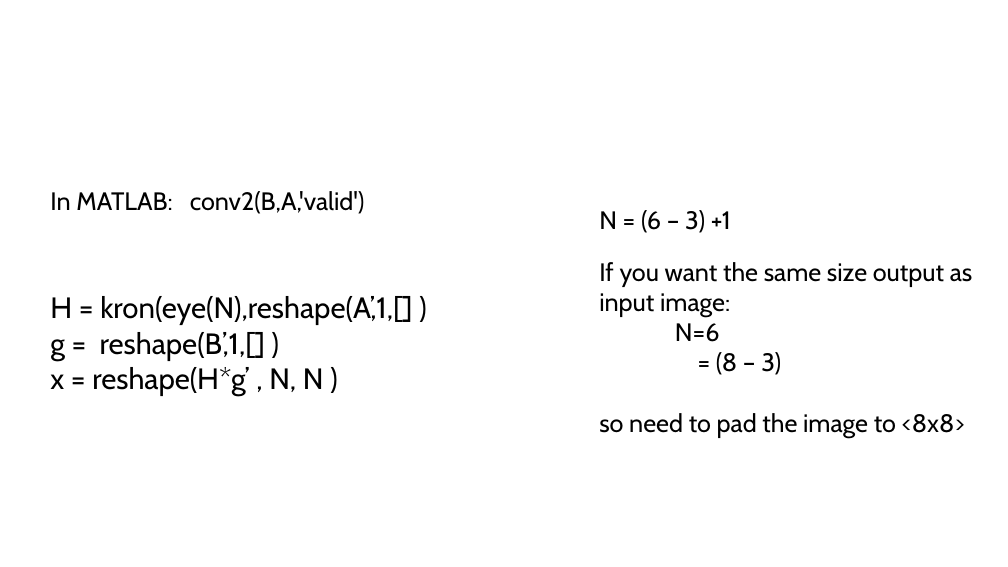
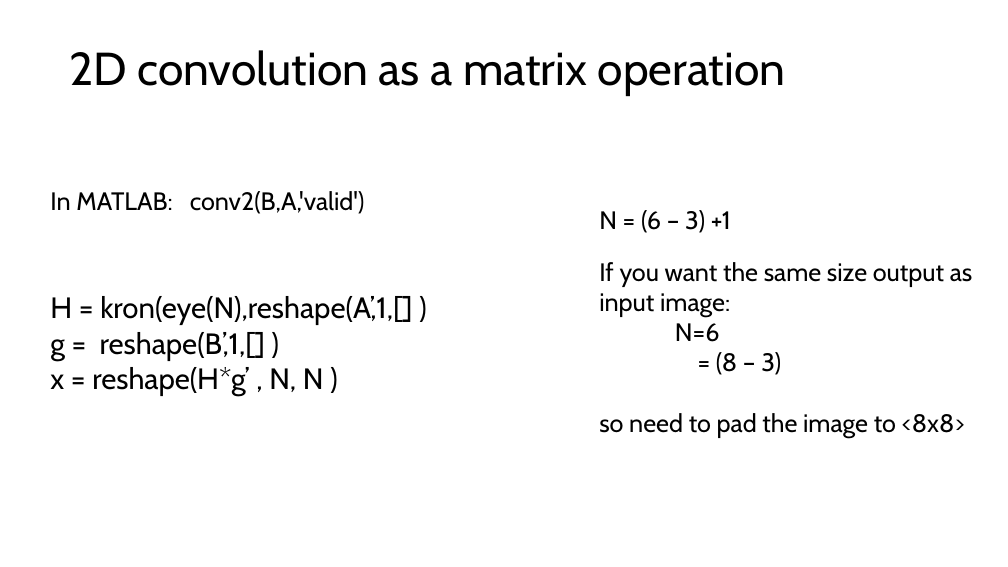
Before and after one commit to SSOE-ECE1390/LecturePowerPoints, a slide deck: slide 11 of ECE1390_Lecture2.pptx. Drawn at 1008x567 pixels with LibreOffice and Linux fonts; fonts in the diff are those of the drawing. Boxes give left, top, right and bottom in pixels: in the first picture for what was removed or moved away, otherwise in the second. Text is boxed around its words. In the diff, an @@ line names an element or a change of style, - is before the commit and + after.

```diff
--- a/ECE1390_Lecture2.pptx
+++ b/ECE1390_Lecture2.pptx
@@ title added at [69,50,786,96], 44 pt, text #000000 @@
+2D convolution as a matrix operation
```
Also in this commit, not shown: 2 other slides changed, 3 slides added, 2 slides removed, 3 other files.
